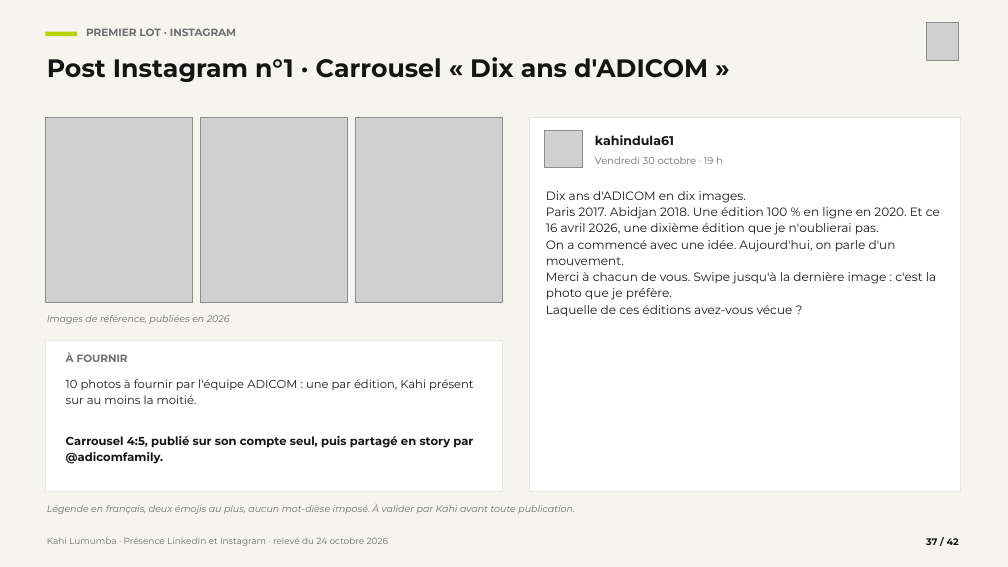
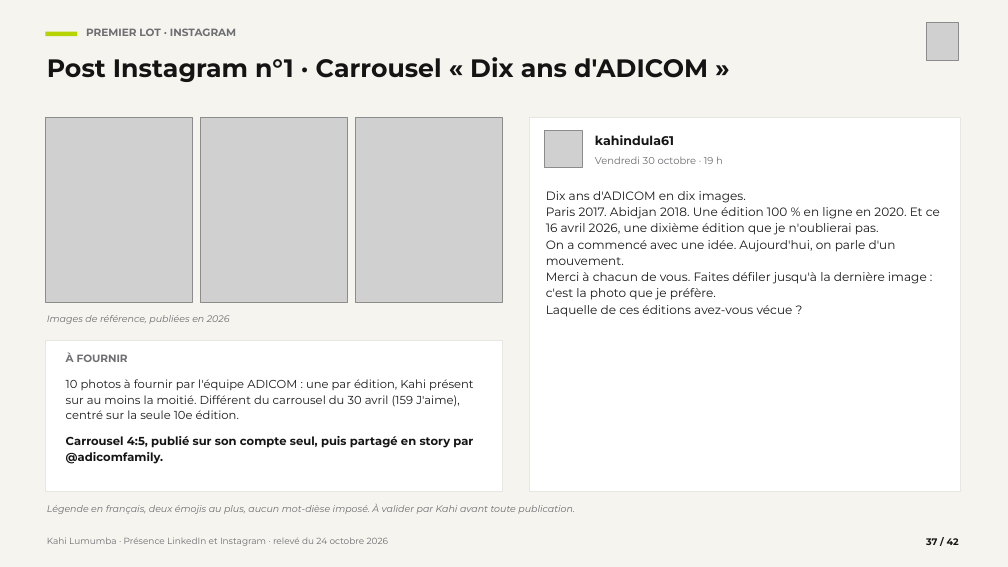
Before and after one commit to leslita06/fatima-unifood-fictif, a slide deck: slide 37 of kahi/2026-10-24_kahi-lumumba-linkedin-instagram-analyse-veille-strategie.pptx. Drawn at 1008x567 pixels with LibreOffice and Linux fonts; fonts in the diff are those of the drawing; grey boxes stand for pictures. Boxes give left, top, right and bottom in pixels: in the first picture for what was removed or moved away, otherwise in the second. Text is boxed around its words. In the diff, an @@ line names an element or a change of style, - is before the commit and + after.

Commit message:
kahi deck

```diff
--- a/kahi/2026-10-24_kahi-lumumba-linkedin-instagram-analyse-veille-strategie.pptx
+++ b/kahi/2026-10-24_kahi-lumumba-linkedin-instagram-analyse-veille-strategie.pptx
@@ text at (x1=546, y1=272, x2=927, y2=300): text changed @@
-Merci à chacun de vous. Swipe jusqu'à la dernière image : c'est la photo que je préfère.
+Merci à chacun de vous. Faites défiler jusqu'à la dernière image : c'est la photo que je préfère.
@@ text at (x1=66, y1=379, x2=473, y2=419): text changed @@
-10 photos à fournir par l'équipe ADICOM : une par édition, Kahi présent sur au moins la moitié.
+10 photos à fournir par l'équipe ADICOM : une par édition, Kahi présent sur au moins la moitié. Différent du carrousel du 30 avril (159 J'aime), centré sur la seule 10e édition.
```
Also in this commit, not shown: 14 other slides changed.
